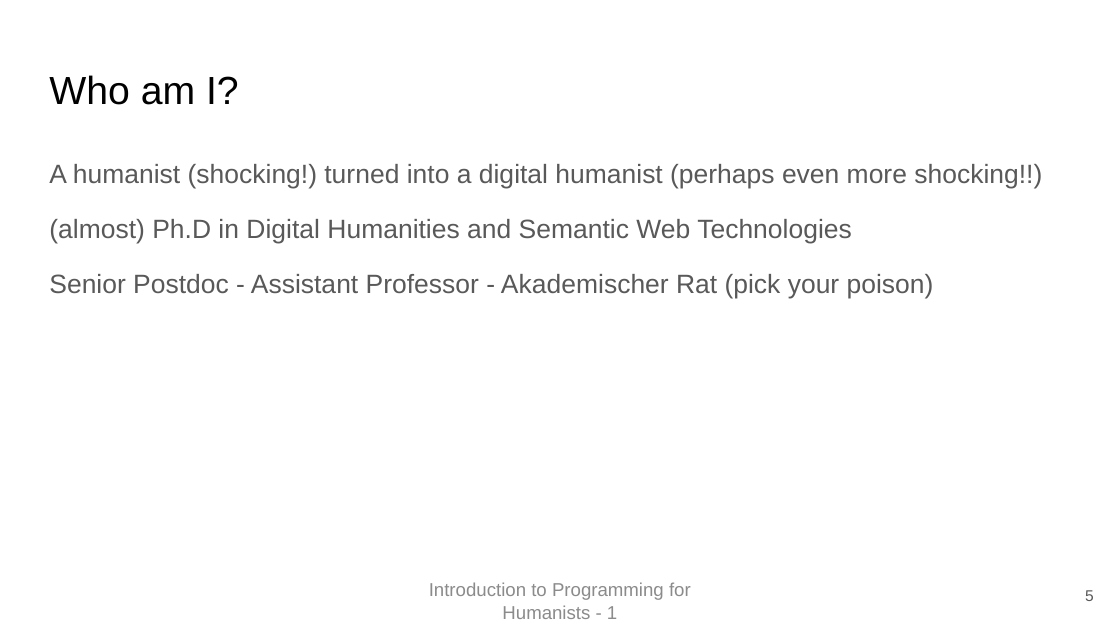
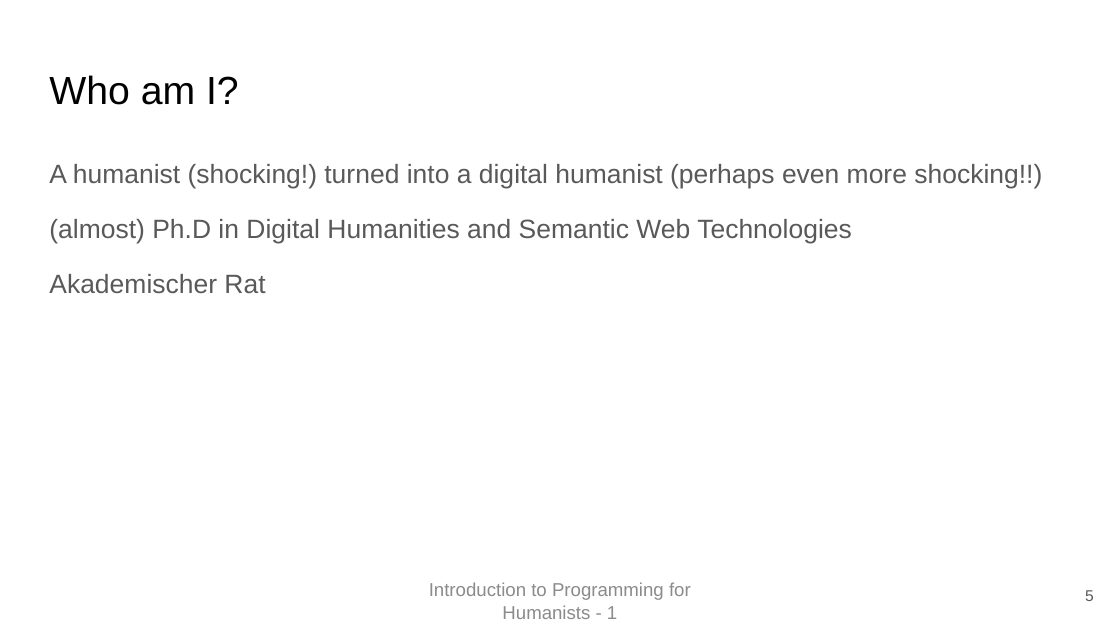
Before and after one commit to Introduction-to-Programming-FH/IPFH-2223, a slide deck: slide 5 of week1/First Class.pptx. Drawn at 1120x630 pixels with LibreOffice and Linux fonts; fonts in the diff are those of the drawing. Boxes give left, top, right and bottom in pixels: in the first picture for what was removed or moved away, otherwise in the second. Text is boxed around its words. In the diff, an @@ line names an element or a change of style, - is before the commit and + after.

```diff
--- a/week1/First Class.pptx
+++ b/week1/First Class.pptx
@@ text at <box>49,274,265,293</box>: text changed @@
-Senior Postdoc - Assistant Professor - Akademischer Rat (pick your poison)
+Akademischer Rat
```
Also in this commit, not shown: 4 other slides changed, 2 slides added, 1 other file.
